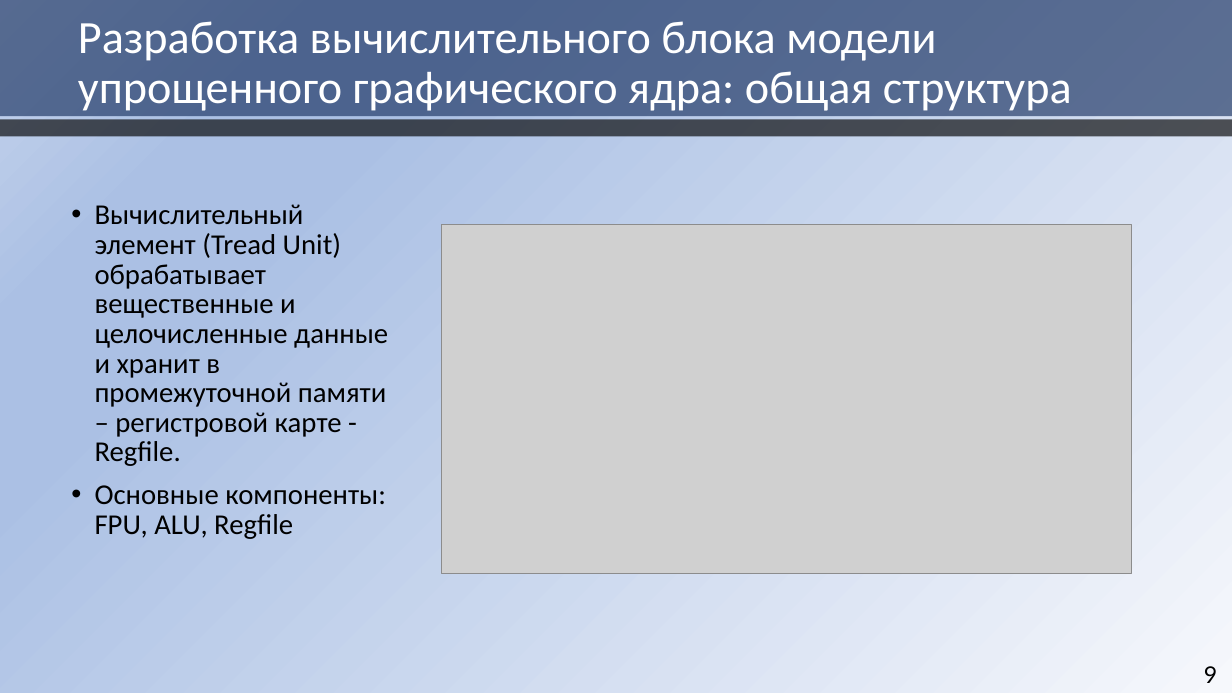
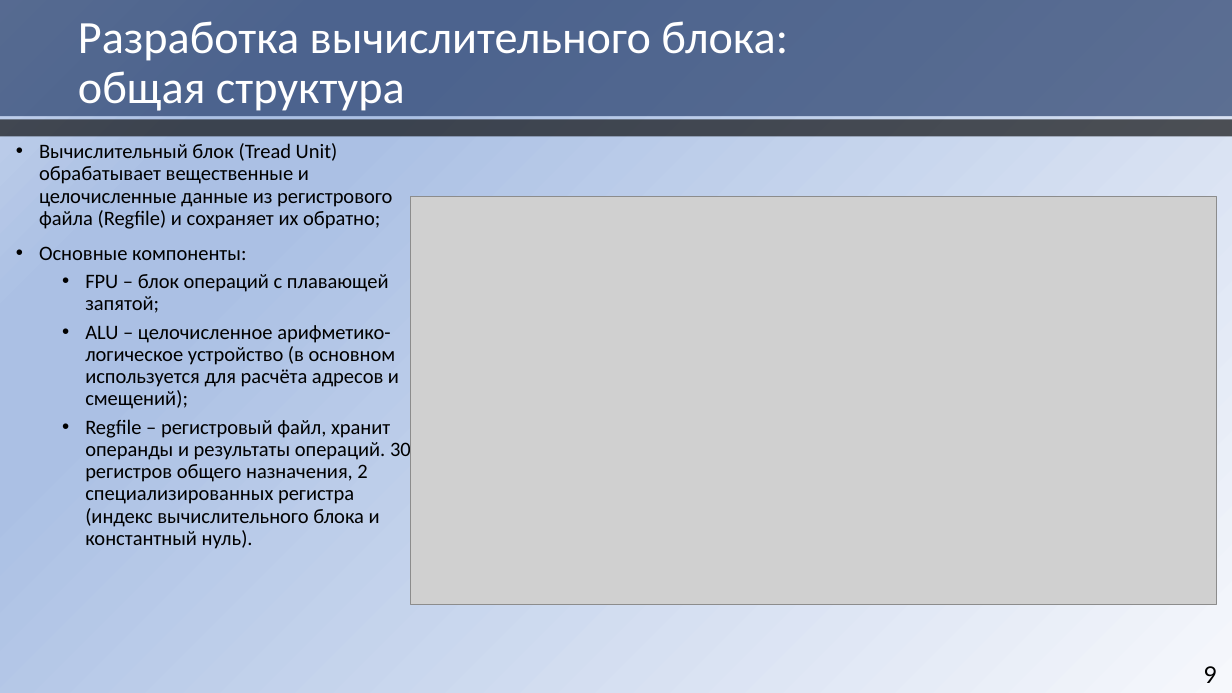
Before and after one commit to HaMeNopeDiot/hardware_gpu, a slide deck: slide 9 of docs/starukhin_dissertation/magister_pres.pptx. Drawn at 1232x693 pixels with LibreOffice and Linux fonts; fonts in the diff are those of the drawing; grey boxes stand for pictures. Boxes give left, top, right and bottom in pixels: in the first picture for what was removed or moved away, otherwise in the second. Text is boxed around its words. In the diff, an @@ line names an element or a change of style, - is before the commit and + after.

```diff
--- a/docs/starukhin_dissertation/magister_pres.pptx
+++ b/docs/starukhin_dissertation/magister_pres.pptx
@@ title at bbox=[78, 21, 788, 111]: text changed @@
-Разработка вычислительного блока модели упрощенного графического ядра: общая структура
+Разработка вычислительного блока:
+общая структура
@@ text at bbox=[39, 143, 411, 549]: text changed; size 22.4 to 16 pt @@
-• Вычислительный элемент (Tread Unit) обрабатывает вещественные и целочисленные данные и хранит в промежуточной памяти – регистровой карте - Regfile.
-• Основные компоненты: FPU, ALU, Regfile
+• Вычислительный блок (Tread Unit) обрабатывает вещественные и целочисленные данные из регистрового файла (Regfile) и сохраняет их обратно;
+• Основные компоненты:
+  • FPU – блок операций с плавающей запятой;
+  • ALU – целочисленное арифметико-логическое устройство (в основном используется для расчёта адресов и смещений);
+  • Regfile – регистровый файл, хранит операнды и результаты операций. 30 регистров общего назначения, 2 специализированных регистра (индекс вычислительного блока и константный нуль).
@@ picture: place and size @@
-picture at bbox=[442, 225, 1131, 574]
+picture at bbox=[410, 197, 1217, 605]
```
Also in this commit, not shown: 9 other slides changed, 3 slides added, 4 slides removed.
